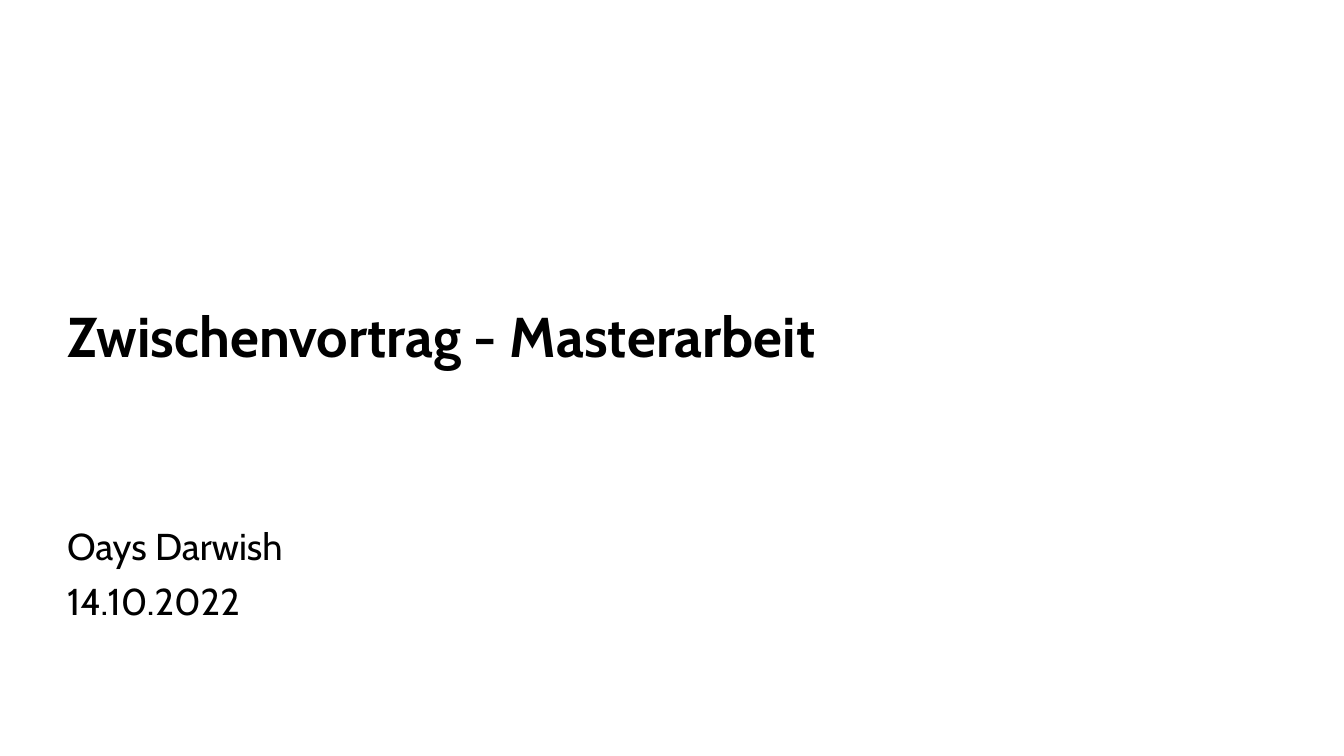
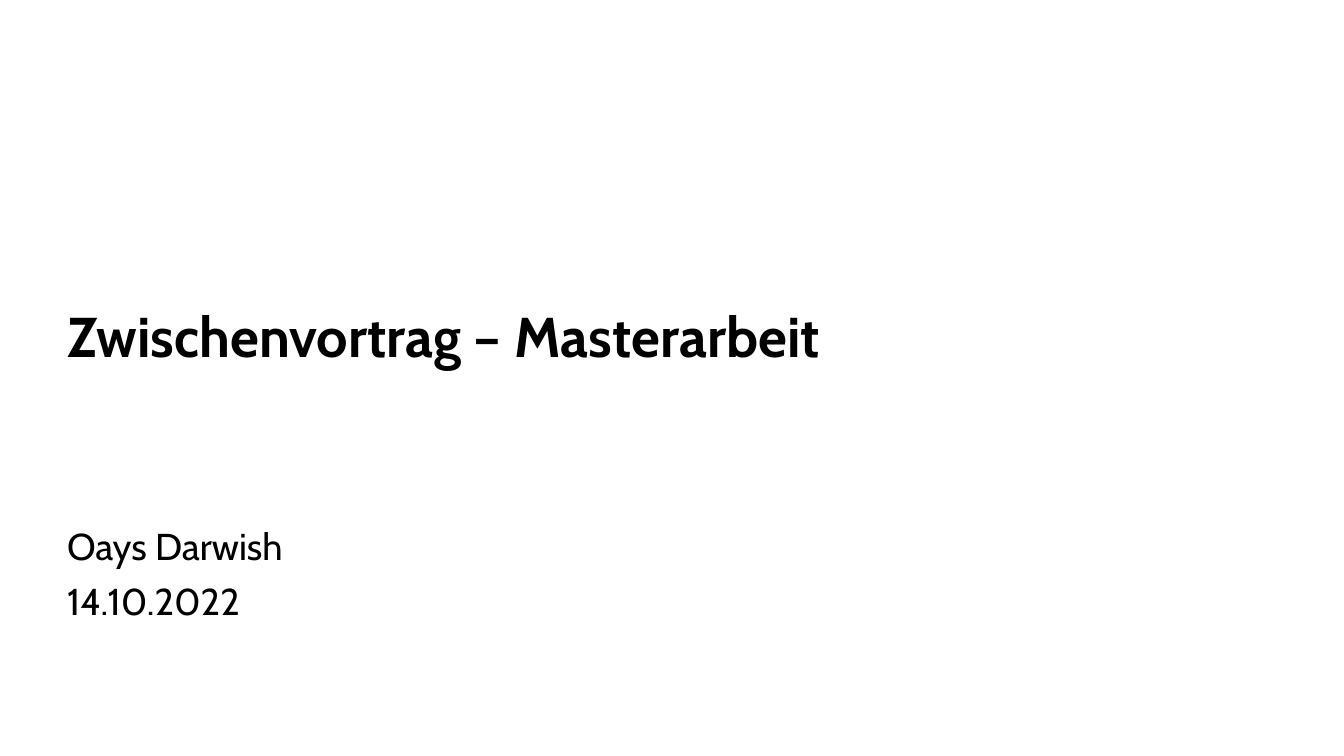
Before and after one commit to OaysDarwish/MasterArbeit, a slide deck: slide 1 of Zwischenvortrag_converted.pptx. Drawn at 1344x756 pixels with LibreOffice and Linux fonts; fonts in the diff are those of the drawing; background and template pictures are left out. Boxes give left, top, right and bottom in pixels: in the first picture for what was removed or moved away, otherwise in the second. Text is boxed around its words. In the diff, an @@ line names an element or a change of style, - is before the commit and + after.

```diff
--- a/Zwischenvortrag_converted.pptx
+++ b/Zwischenvortrag_converted.pptx
@@ title at bbox=[67, 315, 819, 370]: text changed @@
-Zwischenvortrag - Masterarbeit
+Zwischenvortrag – Masterarbeit
```
Also in this commit, not shown: 6 other slides changed, 4 slides added, 4 slides removed, 1 other file.
